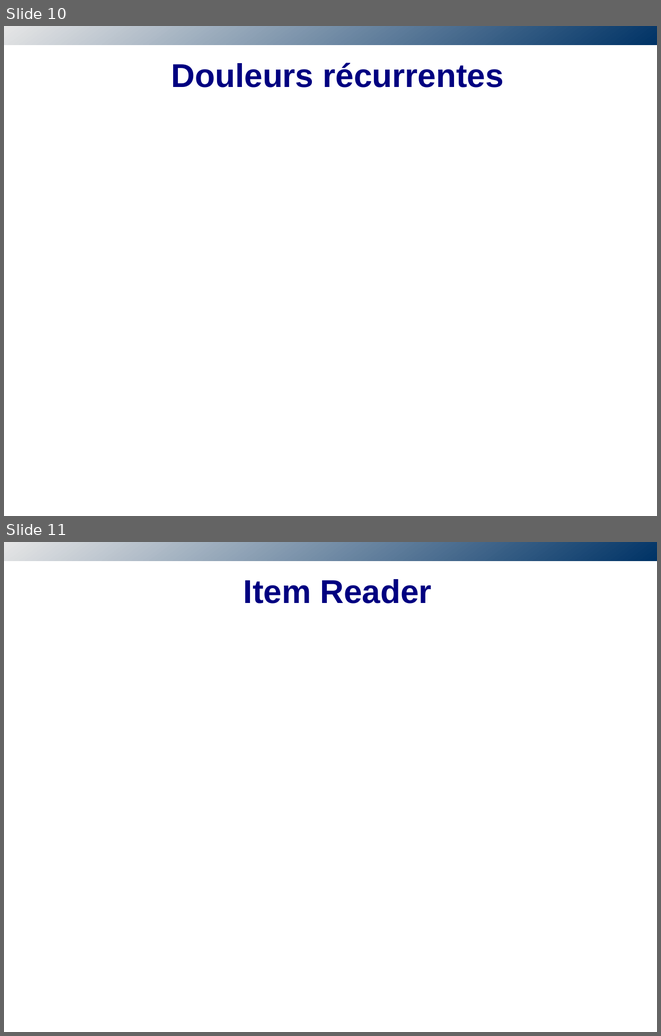
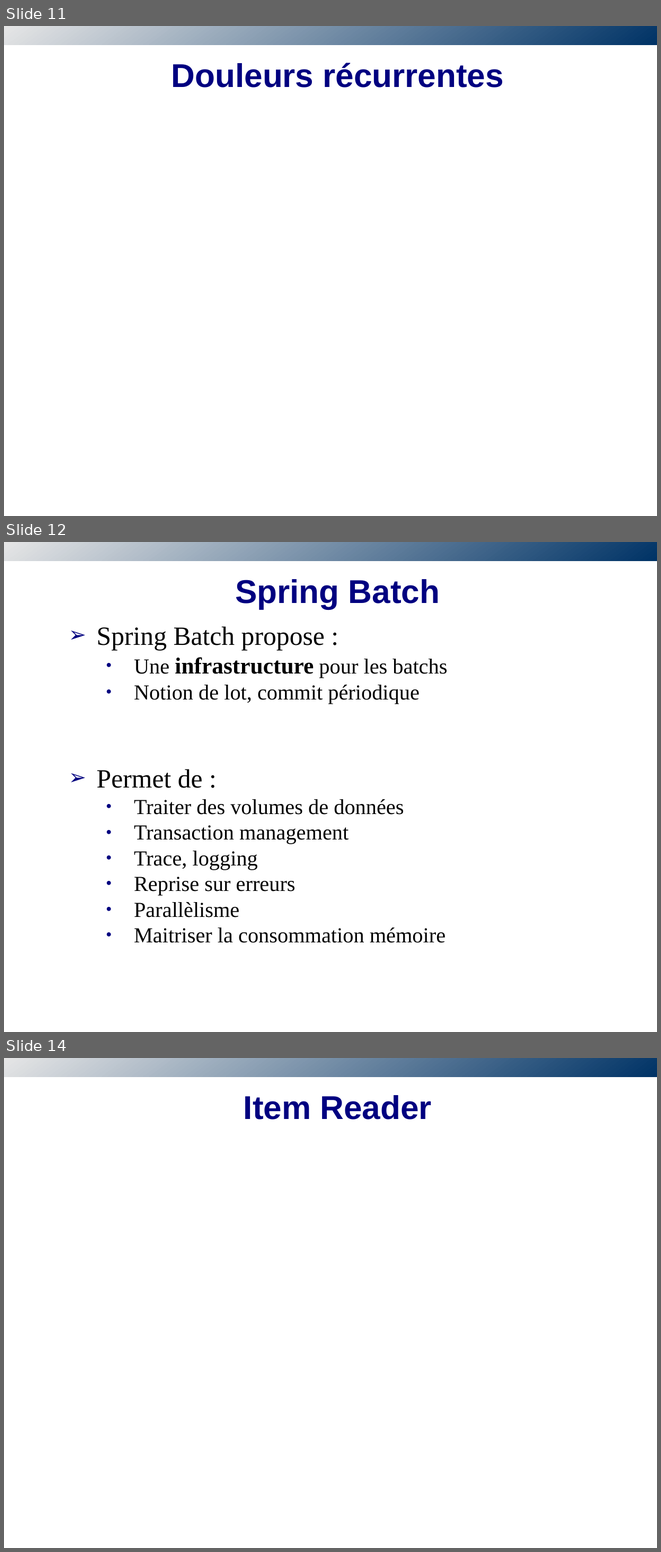
Before and after one commit to obazoud/spring-batch-sug, a slide deck: presentation/SUG-SpringBatch.odp. Shown one above the other, each under a label of ours: slides 10 and 11 before the commit, slides 11, 12 and 14 after it; the slides between them are not shown. The pictures are 661x1036 and 661x1552 pixels, drawn with LibreOffice and Linux fonts; fonts in the diff are those of the drawing; background and template pictures are left out. Boxes give left, top, right and bottom in pixels: in the first picture for what was removed or moved away, otherwise in the second. Text is boxed around its words. In the diff, an @@ line names an element or a change of style, - is before the commit and + after.

Commit message:
Add slides : c'est quoi un batch ? spring batch, roti slide

```diff
--- a/presentation/SUG-SpringBatch.odp
+++ b/presentation/SUG-SpringBatch.odp
@@ slide 12 added at (4,542,657,1032), background #FFFFFF; not listed: 1 template element that a slide beside it also shows @@
@@ title added at (235,579,440,609), 40 pt, text #000080, bold @@
+Spring Batch
@@ text added at (97,626,447,943), 26 pt, text #000000 @@
+➢ Spring Batch propose :
+    ● Une infrastructure pour les batchs
+    ● Notion de lot, commit périodique
+➢ Permet de :
+    ● Traiter des volumes de données
+    ● Transaction management
+    ● Trace, logging
+    ● Reprise sur erreurs
+    ● Parallèlisme
+    ● Maitriser la consommation mémoire
@@ what was slide 10 is now slide 11 @@
@@ what was slide 11 is now slide 14 @@
```
Also in this commit, not shown: 1 slide changed, 3 other slides added.
